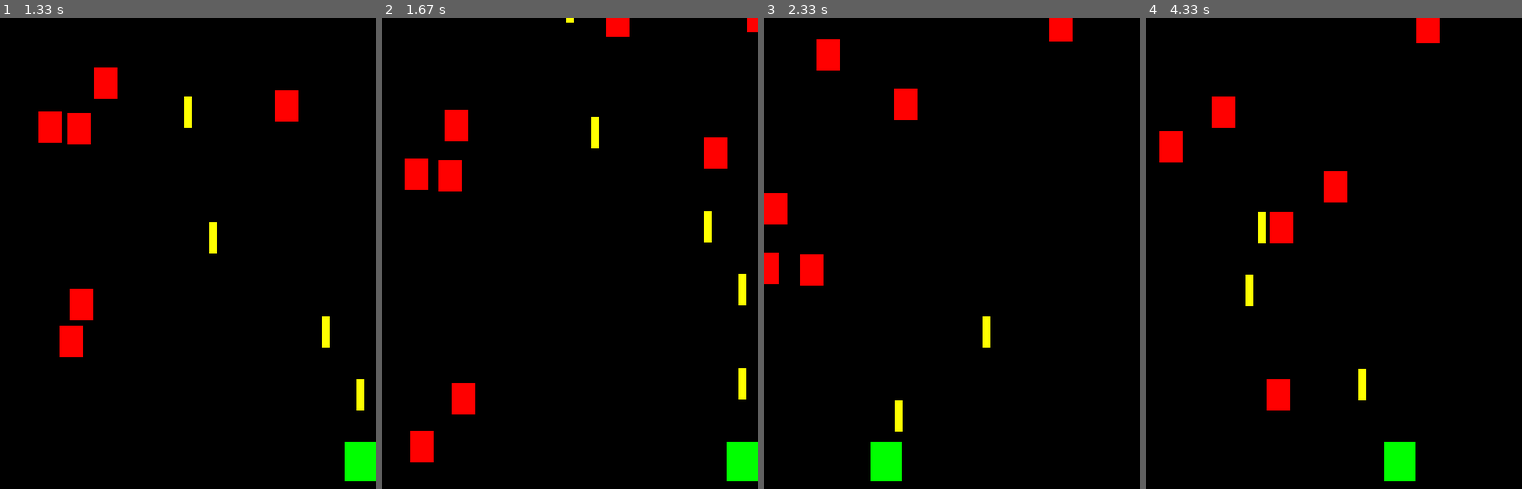
Above: before the commit, frames 1-4 (left to right).
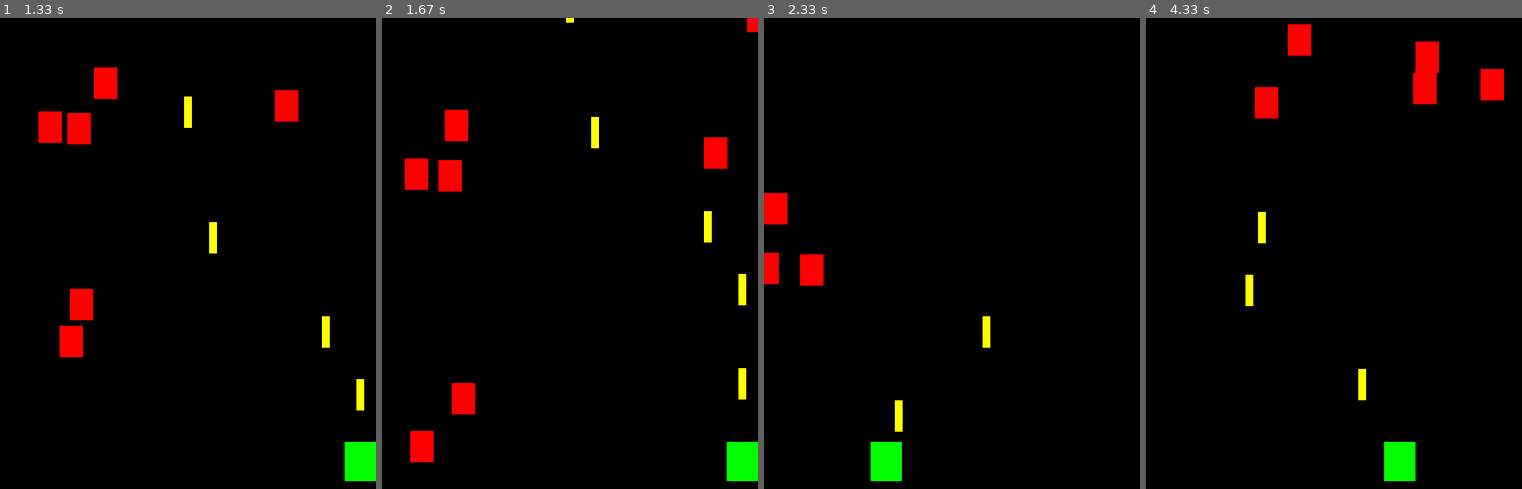
Above: after the commit, the same moments.

Repository: Inksaver/Shmup_With_Pygame_Love2D_Monogame
Game: pygame game, started from Episode03-Bullets_And_Collisions/Pygame/Shmup tutorial-03.py
Two runs of this game, one before a commit and one after it. Both use one fixed random seed, a clock stepped at 60 frames per second and the inputs below.
Inputs:
- Up to frame 1 (1.33 s): tap Space at 0.33, 0.73, 1.03, 1.23 s; hold Right 0.67-1.13 s; hold Right from 1.17 s (still down)
- Up to frame 2 (1.67 s): tap Space at 1.53 s; release Right at 1.63 s
- Up to frame 3 (2.33 s): hold Left 1.67-2.2 s; tap Space at 1.73, 2.03, 2.3 s; hold Left from 2.23 s (still down)
- Up to frame 4 (4.33 s): tap Space at 2.6, 2.73, 3.03, 3.4, 3.7, 3.9, 4.2 s; release Left at 2.63 s; hold Right 2.67-3.3 s; hold Left 3.33-3.8 s; hold Right 3.83-4.3 s

Frame 1 is identical in both runs. In frame 2, 0.2% of the frame differs, in the area x 59-66%, y 0-4%; in frame 3, 1.1%; in frame 4, 4.5%, in the area x 3-96%, y 0-84%.

Commit message:
Update mob.py

Diff:
--- a/Episode03-Bullets_And_Collisions/Pygame/mob.py
+++ b/Episode03-Bullets_And_Collisions/Pygame/mob.py
@@ -15,6 +15,9 @@
 		# set speed to a random amount, so some will move faster than others
 		self.speedy = random.randrange(50, 400)
 		self.speedx = random.randrange(-200, 200)
+		if shared.debug:
+			self.speedy = random.randrange(10, 100)
+			self.speedx = random.randrange(-20, 20)
 
 	def get_rect(self):
 		return self.rect
